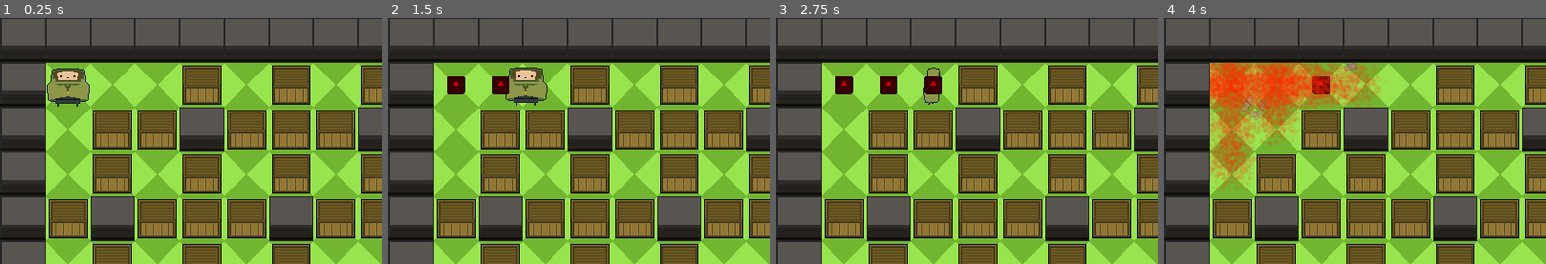
Above: before the commit, frames 1-4 (left to right).
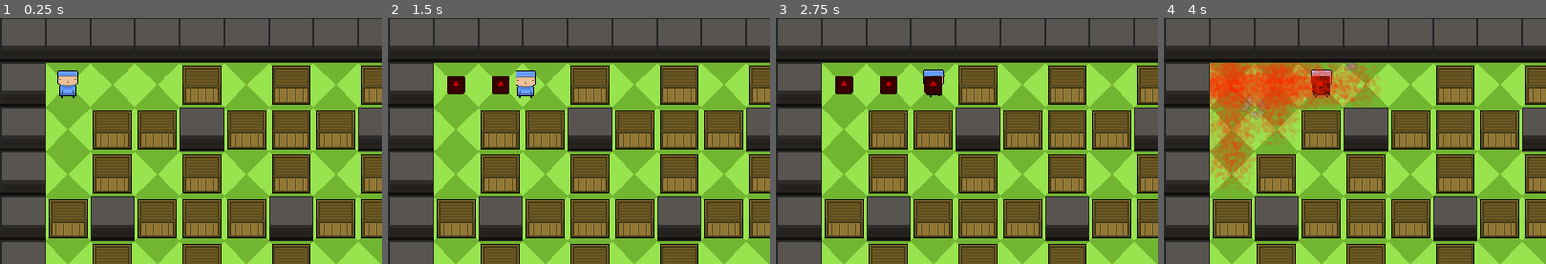
Above: after the commit, the same moments.

Repository: afstarosta/explosiveperson
Game: Godot game, scene res://scenes/game/Main.tscn
The game is run twice, just before and just after one commit, with the same random seed, the same clock (stepped at 60 frames per second) and the same inputs. The engine's default icon, where the game draws it, is replaced by a stand-in: a white triangle on a blue panel in a dark square.
Inputs:
- Up to frame 1 (0.25 s): no input
- Up to frame 2 (1.5 s): tap Enter (ui_accept) at 0.5, 0.77 s; hold Right (ui_right) 0.53-1.28 s; hold Down (ui_down) from 1.28 s (still down)
- Up to frame 3 (2.75 s): tap Enter (ui_accept) at 1.52 s; release Down (ui_down) at 2.03 s; hold Right (ui_right) from 2.03 s (still down)
- Up to frame 4 (4 s): tap Enter (ui_accept) at 2.75, 3.02, 3.77 s; release Right (ui_right) at 2.78 s; hold Up (ui_up) 2.78-3.53 s; hold Left (ui_left) from 3.53 s (still down)
The pictures show only the part of the screen within x 0-50%, y 0-50%; the shares and areas given below are measured in that part.

The runs differ from the first frame. In frame 1, 1.4% of the frame differs, in the area x 12-24%, y 20-37%; in frame 2, 1.3%; in frame 3, 0.3%; in frame 4, 0.2%.
Error before the commit: Invalid get index 'global_position' (on base: 'previously freed instance'). (res://scripts/PlayerBomb.gd:14)

Commit message:
add death animation

Diff:
--- a/scenes/player/Player.tscn
+++ b/scenes/player/Player.tscn
@@ -21,8 +21,8 @@
 
 [node name="AnimatedSprite" type="AnimatedSprite" parent="PlayerBody"]
 frames = ExtResource( 2 )
-animation = "w_front"
-frame = 1
+animation = "dead"
+frame = 5
 playing = true
 
 [node name="PlayerBomb" type="Node2D" parent="."]
--- a/scripts/Player.gd
+++ b/scripts/Player.gd
@@ -28,7 +28,9 @@
     set_animation(velocity)
 
 func hit():
-    queue_free()
+    sprite.animation = "dead"
+    set_physics_process(false)
+
 
 func set_animation(velocity: Vector2):
     if(velocity.length() == 0):
--- a/sprites/player_anim.tres
+++ b/sprites/player_anim.tres
@@ -1,166 +1,171 @@
-[gd_resource type="SpriteFrames" load_steps=26 format=2]
+[gd_resource type="SpriteFrames" load_steps=32 format=2]
 
 [ext_resource path="res://sprites/player_spritesheet.png" type="Texture" id=1]
 
+[sub_resource type="AtlasTexture" id=1]
+atlas = ExtResource( 1 )
+region = Rect2( 1152, 0, 48, 48 )
+
 [sub_resource type="AtlasTexture" id=2]
-flags = 4
+atlas = ExtResource( 1 )
+region = Rect2( 1200, 0, 48, 48 )
+
+[sub_resource type="AtlasTexture" id=3]
+atlas = ExtResource( 1 )
+region = Rect2( 1248, 0, 48, 48 )
+
+[sub_resource type="AtlasTexture" id=4]
+atlas = ExtResource( 1 )
+region = Rect2( 1296, 0, 48, 48 )
+
+[sub_resource type="AtlasTexture" id=5]
+atlas = ExtResource( 1 )
+region = Rect2( 1344, 0, 48, 48 )
+
+[sub_resource type="AtlasTexture" id=6]
+atlas = ExtResource( 1 )
+region = Rect2( 1392, 0, 48, 48 )
+
+[sub_resource type="AtlasTexture" id=7]
 atlas = ExtResource( 1 )
 region = Rect2( 192, 0, 48, 48 )
 
-[sub_resource type="AtlasTexture" id=3]
-flags = 4
+[sub_resource type="AtlasTexture" id=8]
 atlas = ExtResource( 1 )
 region = Rect2( 240, 0, 48, 48 )
 
-[sub_resource type="AtlasTexture" id=4]
-flags = 4
+[sub_resource type="AtlasTexture" id=9]
+atlas = ExtResource( 1 )
+region = Rect2( 0, 0, 48, 48 )
+
+[sub_resource type="AtlasTexture" id=10]
+atlas = ExtResource( 1 )
+region = Rect2( 48, 0, 48, 48 )
+
+[sub_resource type="AtlasTexture" id=11]
+atlas = ExtResource( 1 )
+region = Rect2( 96, 0, 48, 48 )
+
+[sub_resource type="AtlasTexture" id=12]
+atlas = ExtResource( 1 )
+region = Rect2( 144, 0, 48, 48 )
+
+[sub_resource type="AtlasTexture" id=13]
+atlas = ExtResource( 1 )
+region = Rect2( 768, 0, 48, 48 )
+
+[sub_resource type="AtlasTexture" id=14]
+atlas = ExtResource( 1 )
+region = Rect2( 816, 0, 48, 48 )
+
+[sub_resource type="AtlasTexture" id=15]
+atlas = ExtResource( 1 )
+region = Rect2( 864, 0, 48, 48 )
+
+[sub_resource type="AtlasTexture" id=16]
+atlas = ExtResource( 1 )
+region = Rect2( 912, 0, 48, 48 )
+
+[sub_resource type="AtlasTexture" id=17]
+atlas = ExtResource( 1 )
+region = Rect2( 960, 0, 48, 48 )
+
+[sub_resource type="AtlasTexture" id=18]
+atlas = ExtResource( 1 )
+region = Rect2( 1008, 0, 48, 48 )
+
+[sub_resource type="AtlasTexture" id=19]
+atlas = ExtResource( 1 )
+region = Rect2( 480, 0, 48, 48 )
+
+[sub_resource type="AtlasTexture" id=20]
+atlas = ExtResource( 1 )
+region = Rect2( 528, 0, 48, 48 )
+
+[sub_resource type="AtlasTexture" id=21]
+atlas = ExtResource( 1 )
+region = Rect2( 576, 0, 48, 48 )
+
+[sub_resource type="AtlasTexture" id=22]
+atlas = ExtResource( 1 )
+region = Rect2( 624, 0, 48, 48 )
+
+[sub_resource type="AtlasTexture" id=23]
+atlas = ExtResource( 1 )
+region = Rect2( 672, 0, 48, 48 )
+
+[sub_resource type="AtlasTexture" id=24]
+atlas = ExtResource( 1 )
+region = Rect2( 720, 0, 48, 48 )
+
+[sub_resource type="AtlasTexture" id=25]
+atlas = ExtResource( 1 )
+region = Rect2( 1056, 0, 48, 48 )
+
+[sub_resource type="AtlasTexture" id=26]
+atlas = ExtResource( 1 )
+region = Rect2( 1104, 0, 48, 48 )
+
+[sub_resource type="AtlasTexture" id=27]
 atlas = ExtResource( 1 )
 region = Rect2( 288, 0, 48, 48 )
 
-[sub_resource type="AtlasTexture" id=5]
-flags = 4
+[sub_resource type="AtlasTexture" id=28]
 atlas = ExtResource( 1 )
 region = Rect2( 336, 0, 48, 48 )
 
-[sub_resource type="AtlasTexture" id=6]
-flags = 4
+[sub_resource type="AtlasTexture" id=29]
 atlas = ExtResource( 1 )
 region = Rect2( 384, 0, 48, 48 )
 
-[sub_resource type="AtlasTexture" id=7]
-flags = 4
+[sub_resource type="AtlasTexture" id=30]
 atlas = ExtResource( 1 )
 region = Rect2( 432, 0, 48, 48 )
 
-[sub_resource type="AtlasTexture" id=8]
-flags = 4
-atlas = ExtResource( 1 )
-region = Rect2( 576, 0, 48, 48 )
-
-[sub_resource type="AtlasTexture" id=9]
-flags = 4
-atlas = ExtResource( 1 )
-region = Rect2( 624, 0, 48, 48 )
-
-[sub_resource type="AtlasTexture" id=10]
-flags = 4
-atlas = ExtResource( 1 )
-region = Rect2( 672, 0, 48, 48 )
-
-[sub_resource type="AtlasTexture" id=11]
-flags = 4
-atlas = ExtResource( 1 )
-region = Rect2( 720, 0, 48, 48 )
-
-[sub_resource type="AtlasTexture" id=12]
-flags = 4
-atlas = ExtResource( 1 )
-region = Rect2( 480, 0, 48, 48 )
-
-[sub_resource type="AtlasTexture" id=13]
-flags = 4
-atlas = ExtResource( 1 )
-region = Rect2( 528, 0, 48, 48 )
-
-[sub_resource type="AtlasTexture" id=14]
-flags = 4
-atlas = ExtResource( 1 )
-region = Rect2( 864, 0, 48, 48 )
-
-[sub_resource type="AtlasTexture" id=15]
-flags = 4
-atlas = ExtResource( 1 )
-region = Rect2( 912, 0, 48, 48 )
-
-[sub_resource type="AtlasTexture" id=16]
-flags = 4
-atlas = ExtResource( 1 )
-region = Rect2( 960, 0, 48, 48 )
-
-[sub_resource type="AtlasTexture" id=17]
-flags = 4
-atlas = ExtResource( 1 )
-region = Rect2( 1008, 0, 48, 48 )
-
-[sub_resource type="AtlasTexture" id=18]
-flags = 4
-atlas = ExtResource( 1 )
-region = Rect2( 1056, 0, 48, 48 )
-
-[sub_resource type="AtlasTexture" id=19]
-flags = 4
-atlas = ExtResource( 1 )
-region = Rect2( 1104, 0, 48, 48 )
-
-[sub_resource type="AtlasTexture" id=20]
-flags = 4
-atlas = ExtResource( 1 )
-region = Rect2( 768, 0, 48, 48 )
-
-[sub_resource type="AtlasTexture" id=21]
-flags = 4
-atlas = ExtResource( 1 )
-region = Rect2( 816, 0, 48, 48 )
-
-[sub_resource type="AtlasTexture" id=22]
-flags = 4
-atlas = ExtResource( 1 )
-region = Rect2( 0, 0, 48, 48 )
-
-[sub_resource type="AtlasTexture" id=23]
-flags = 4
-atlas = ExtResource( 1 )
-region = Rect2( 48, 0, 48, 48 )
-
-[sub_resource type="AtlasTexture" id=24]
-flags = 4
-atlas = ExtResource( 1 )
-region = Rect2( 96, 0, 48, 48 )
-
-[sub_resource type="AtlasTexture" id=25]
-flags = 4
-atlas = ExtResource( 1 )
-region = Rect2( 144, 0, 48, 48 )
-
 [resource]
 animations = [ {
-"frames": [ SubResource( 2 ), SubResource( 3 ) ],
+"frames": [ SubResource( 1 ), SubResource( 2 ), SubResource( 3 ), SubResource( 4 ), SubResource( 5 ), SubResource( 6 ) ],
+"loop": false,
+"name": "dead",
+"speed": 5.0
+}, {
+"frames": [ SubResource( 7 ), SubResource( 8 ) ],
 "loop": true,
 "name": "i_front",
 "speed": 1.0
 }, {
-"frames": [ SubResource( 4 ), SubResource( 5 ), SubResource( 6 ), SubResource( 7 ) ],
+"frames": [ SubResource( 9 ), SubResource( 10 ), SubResource( 11 ), SubResource( 12 ) ],
 "loop": true,
-"name": "w_right",
+"name": "w_front",
 "speed": 5.0
 }, {
-"frames": [ SubResource( 8 ), SubResource( 9 ), SubResource( 10 ), SubResource( 11 ) ],
+"frames": [ SubResource( 13 ), SubResource( 14 ) ],
+"loop": true,
+"name": "i_back",
+"speed": 1.0
+}, {
+"frames": [ SubResource( 15 ), SubResource( 16 ), SubResource( 17 ), SubResource( 18 ) ],
+"loop": true,
+"name": "w_left",
+"speed": 5.0
+}, {
+"frames": [ SubResource( 19 ), SubResource( 20 ) ],
+"loop": true,
+"name": "i_right",
+"speed": 1.0
+}, {
+"frames": [ SubResource( 21 ), SubResource( 22 ), SubResource( 23 ), SubResource( 24 ) ],
 "loop": true,
 "name": "w_back",
 "speed": 5.0
 }, {
-"frames": [ SubResource( 12 ), SubResource( 13 ) ],
-"loop": true,
-"name": "i_right",
-"speed": 1.0
-}, {
-"frames": [ SubResource( 14 ), SubResource( 15 ), SubResource( 16 ), SubResource( 17 ) ],
-"loop": true,
-"name": "w_left",
-"speed": 5.0
-}, {
-"frames": [ SubResource( 18 ), SubResource( 19 ) ],
+"frames": [ SubResource( 25 ), SubResource( 26 ) ],
 "loop": true,
 "name": "i_left",
 "speed": 1.0
 }, {
-"frames": [ SubResource( 20 ), SubResource( 21 ) ],
+"frames": [ SubResource( 27 ), SubResource( 28 ), SubResource( 29 ), SubResource( 30 ) ],
 "loop": true,
-"name": "i_back",
-"speed": 1.0
-}, {
-"frames": [ SubResource( 22 ), SubResource( 23 ), SubResource( 24 ), SubResource( 25 ) ],
-"loop": true,
-"name": "w_front",
+"name": "w_right",
 "speed": 5.0
 } ]
Binary file changed: sprites/player_spritesheet.png
